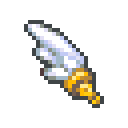
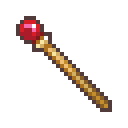
Revision of a layered w=128, h=128 image; what changed, layer by layer:
added layer "Layer 30" above "Layer 29" over [left=16, top=16, right=112, bottom=112]
hid "Layer 26" over [left=24, top=20, right=104, bottom=108]
